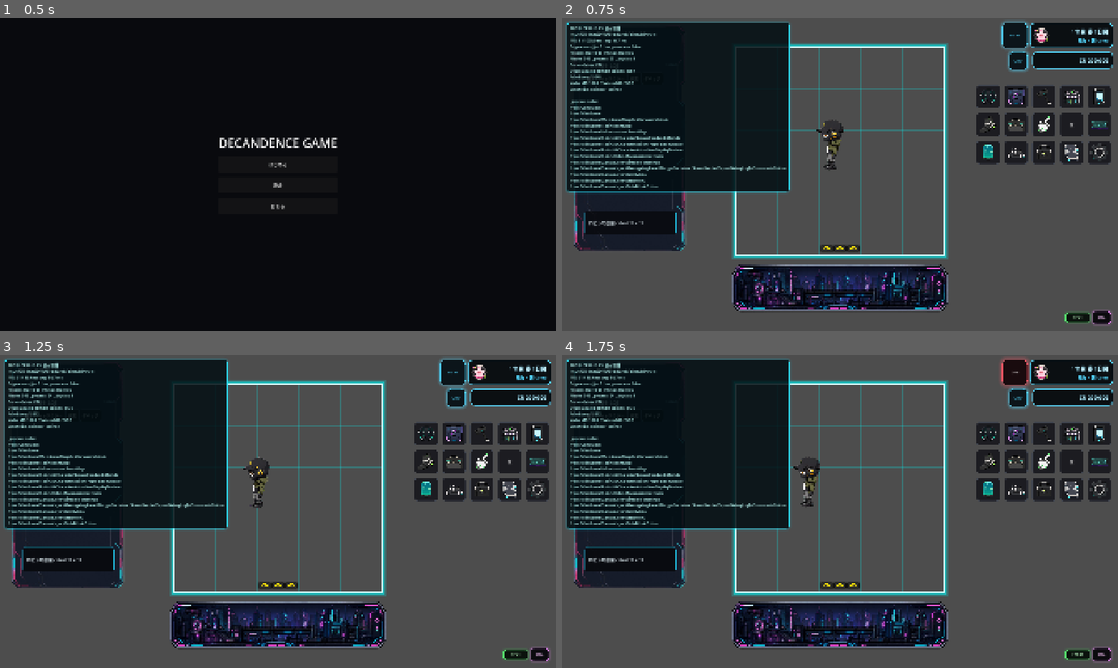
Above: before the commit, frames 1-4 (two rows, left to right).
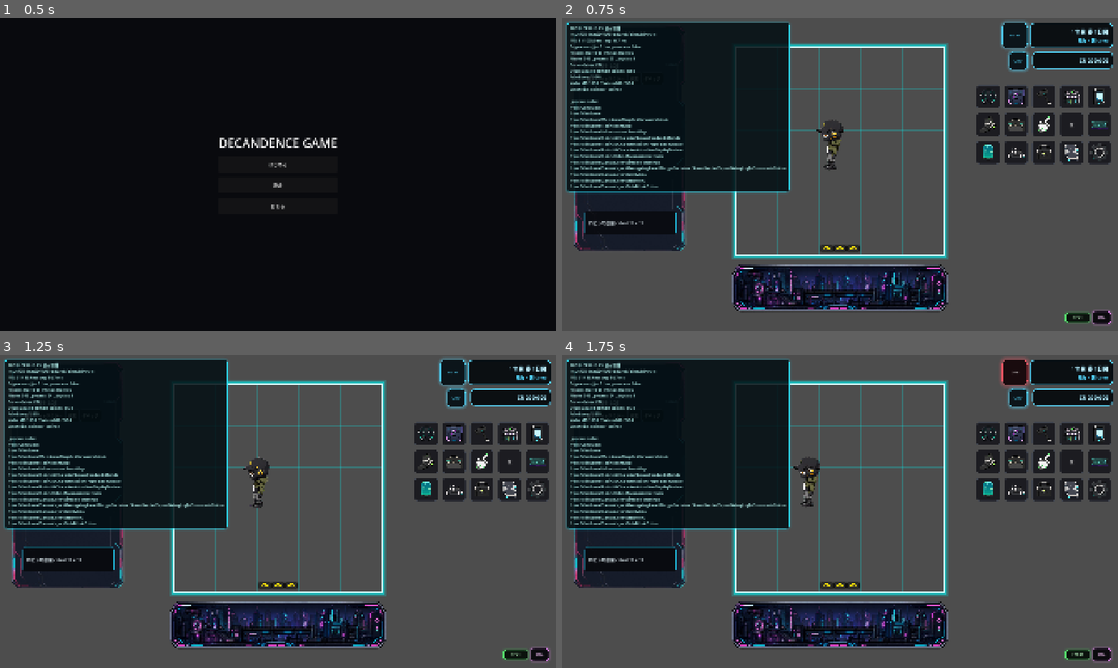
Above: after the commit, the same moments.

Repository: grimoire1089-coder/optimistic
Game: Godot game, scene res://Scenes/Boot/TitleScene.tscn
Two runs of this game, one before a commit and one after it. Both use one fixed random seed, a clock stepped at 60 frames per second and the inputs below. Sound files missing from this copy of the repository are replaced by a short silence.
Inputs:
- Up to frame 1 (0.5 s): no input
- Up to frame 2 (0.75 s): click "はじめる" at 0.5 s
- Up to frame 3 (1.25 s): no input
- Up to frame 4 (1.75 s): click "BGM" at 1.25 s

Frame 1 is identical in both runs. In frame 2, 0.1% of the frame differs, in the area x 5-88%, y 3-22%; in frame 3, 0.1%; in frame 4, 0.1%.

Commit message:
Use explicit season icon paths

Diff:
--- a/Scripts/UI/HUD/ClockDisplay.gd
+++ b/Scripts/UI/HUD/ClockDisplay.gd
@@ -2,7 +2,10 @@
 
 @export var clock_path: NodePath
 @export var weather_path: NodePath
-@export var season_icon_directory: String = "res://Assets/UI/Parts"
+@export var spring_icon_path: String = "res://Assets/UI/Parts/春.png"
+@export var summer_icon_path: String = "res://Assets/UI/Parts/夏.png"
+@export var autumn_icon_path: String = "res://Assets/UI/Parts/秋.png"
+@export var winter_icon_path: String = "res://Assets/UI/Parts/冬.png"
 @export var season_icon_size: Vector2 = Vector2(56, 56)
 @export var panel_bg_color: Color = Color(0.01, 0.025, 0.04, 0.88)
 @export var panel_border_color: Color = Color(0.33, 0.85, 1.0, 0.95)
@@ -19,25 +22,14 @@
 @onready var time_label: Label = %TimeLabel
 @onready var phase_label: Label = %PhaseLabel
 
-const SEASON_ICON_KEYWORDS := {
-	"spring": ["spring", "春"],
-	"summer": ["summer", "夏"],
-	"autumn": ["autumn", "fall", "秋"],
-	"winter": ["winter", "冬"],
-}
-
-const SEASON_ICON_EXTENSIONS := ["png", "webp", "svg", "jpg", "jpeg"]
-
 var _clock: GameClockSystem
 var _weather: GameWeatherSystem
-var _season_icon_paths: Dictionary = {}
 var _current_icon_season_id: String = ""
 
 
 func _ready() -> void:
 	_apply_neon_style()
 	_setup_season_icon_rect()
-	_build_season_icon_cache()
 	_setup_bgm_mute_button()
 	_clock = _find_clock()
 	_weather = _find_weather()
@@ -94,49 +86,26 @@
 	if season_icon_rect == null:
 		return
 	season_icon_rect.custom_minimum_size = season_icon_size
+	season_icon_rect.size_flags_horizontal = Control.SIZE_SHRINK_CENTER
+	season_icon_rect.size_flags_vertical = Control.SIZE_SHRINK_CENTER
+	season_icon_rect.expand_mode = TextureRect.EXPAND_IGNORE_SIZE
 	season_icon_rect.stretch_mode = TextureRect.STRETCH_KEEP_ASPECT_CENTERED
 	season_icon_rect.tooltip_text = "季節"
 	season_icon_rect.visible = false
 
 
-func _build_season_icon_cache() -> void:
-	_season_icon_paths.clear()
-
-	var dir := DirAccess.open(season_icon_directory)
-	if dir == null:
-		push_warning("ClockDisplay: 季節アイコン用フォルダが見つかりません: %s" % season_icon_directory)
-		return
-
-	dir.list_dir_begin()
-	var file_name := dir.get_next()
-	while file_name != "":
-		if not dir.current_is_dir():
-			_register_season_icon_file(file_name)
-		file_name = dir.get_next()
-	dir.list_dir_end()
-
-
-func _register_season_icon_file(file_name: String) -> void:
-	var extension := file_name.get_extension().to_lower()
-	if not SEASON_ICON_EXTENSIONS.has(extension):
-		return
-
-	var normalized_name := file_name.to_lower()
-	for season_id in SEASON_ICON_KEYWORDS.keys():
-		if _season_icon_paths.has(season_id):
-			continue
-		var keywords: Array = SEASON_ICON_KEYWORDS[season_id]
-		for keyword in keywords:
-			if normalized_name.contains(str(keyword).to_lower()):
-				_season_icon_paths[season_id] = "%s/%s" % [_get_season_icon_base_dir(), file_name]
-				return
-
-
-func _get_season_icon_base_dir() -> String:
-	var base_dir := season_icon_directory
-	if base_dir.ends_with("/"):
-		base_dir = base_dir.left(base_dir.length() - 1)
-	return base_dir
+func _get_season_icon_path(season_id: String) -> String:
+	match season_id:
+		"spring":
+			return spring_icon_path
+		"summer":
+			return summer_icon_path
+		"autumn":
+			return autumn_icon_path
+		"winter":
+			return winter_icon_path
+		_:
+			return ""
 
 
 func _refresh_season_icon(season_id: String) -> void:
@@ -153,11 +122,11 @@
 		return
 
 	_current_icon_season_id = season_id
-	var icon_path := str(_season_icon_paths.get(season_id, ""))
+	var icon_path := _get_season_icon_path(season_id)
 	if icon_path == "":
 		season_icon_rect.texture = null
 		season_icon_rect.visible = false
-		push_warning("ClockDisplay: 季節アイコンが見つかりません: %s" % season_id)
+		push_warning("ClockDisplay: 季節アイコンパスが空です: %s" % season_id)
 		return
 
 	if not ResourceLoader.exists(icon_path):
